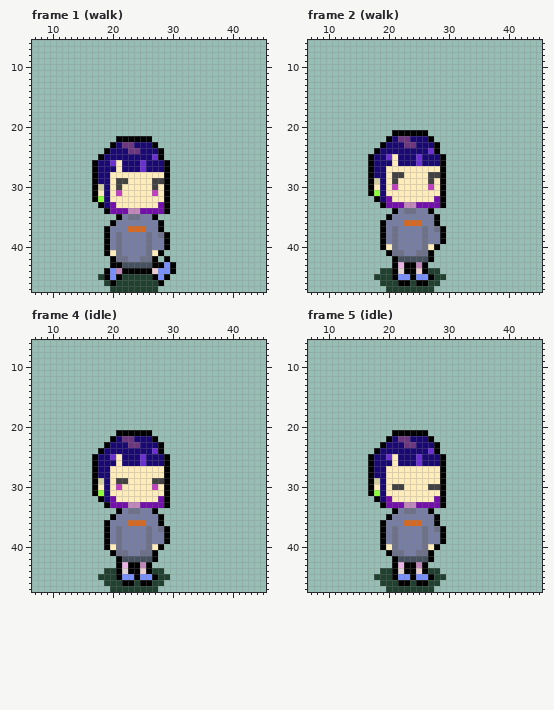
Two states of a pixel-art file, scene/Player/player.aseprite. The picture above is the old version.
48x48 pixels, 11 frames. Shown: frame 1 (walk): x 7..45, y 6..47; frame 2 (walk): x 7..45, y 6..47; frame 4 (idle): x 7..45, y 6..47; frame 5 (idle): x 7..45, y 6..47. The commit also changed other frames, which this record leaves out.
The same view after the edit:
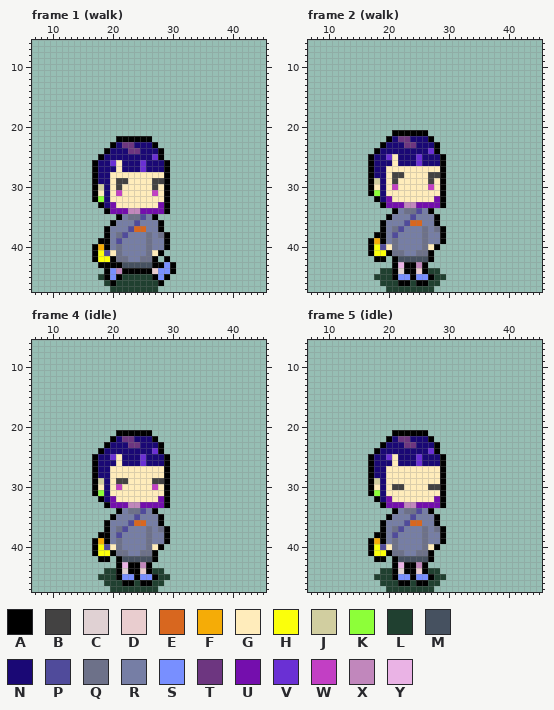
Palette (. is transparent): A #000000  B #434242  C #e0d1d3  D #e9cdcf  E #d8671f  F #f5ac07  G #ffecbb  H #fbff0b  J #d1cea0  K #8dff39  L #204030  M #465160  N #1a0875  P #504b9b  Q #6d7189  R #767ea5  S #788fff  T #6d3680  U #740ead  V #6a30d4  W #c23fc4  X #c187bc  Y #eab3e5
Diff:
layer "bag(big)" added
Frame 1 (walk), layer "bag(big)":
The edit adds colour A in row 39 at x 18; in rows 40 to 42 at x 17; in row 43 at x 18 to 19.
The edit adds colour F in row 40 at x 18.
The edit adds colour H in row 41 at x 18; in row 42 at x 18 to 19.
Colour A gives way to colour P in row 41 at x 19.
Colour E gives way to colour P in row 37 at x 23.
Colour Q gives way to colour P in row 39 at x 21.
Colour R gives way to colour P in row 35 at x 25; in row 36 at x 24; in row 38 at x 22.
Frame 2 (walk), layer "bag(big)":
The edit adds colour A in row 38 at x 18; in rows 39 to 41 at x 17; in row 42 at x 18 to 19.
The edit adds colour F in row 39 at x 18.
The edit adds colour H in row 40 at x 18; in row 41 at x 18 to 19.
Colour A gives way to colour P in row 40 at x 19.
Colour E gives way to colour P in row 36 at x 23.
Colour Q gives way to colour P in row 38 at x 21.
Colour R gives way to colour P in row 34 at x 25; in row 35 at x 24; in row 37 at x 22.
Frame 4 (idle), layer "bag(big)": the same change as frame 2 (walk)
Frame 5 (idle), layer "bag(big)": the same change as frame 2 (walk)
